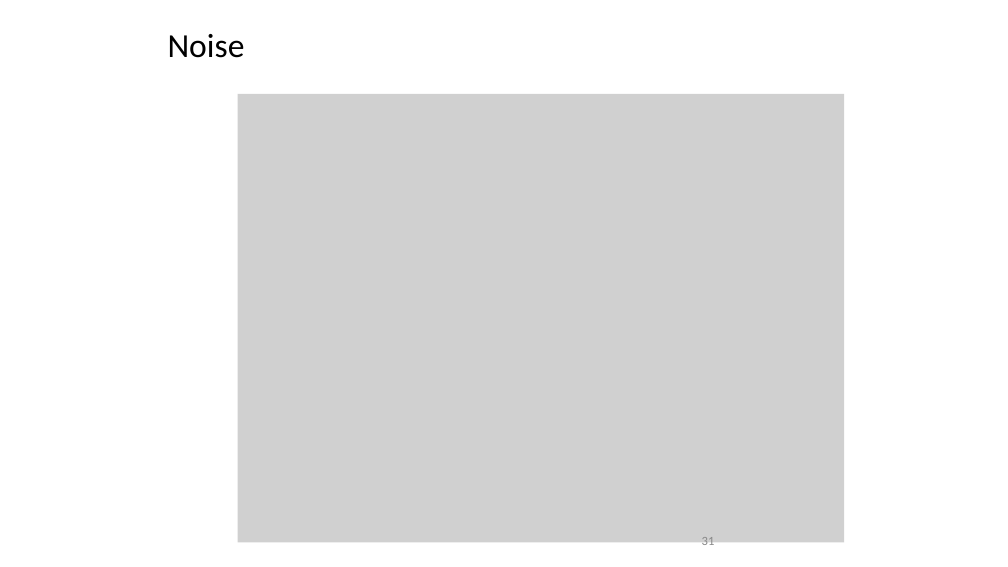
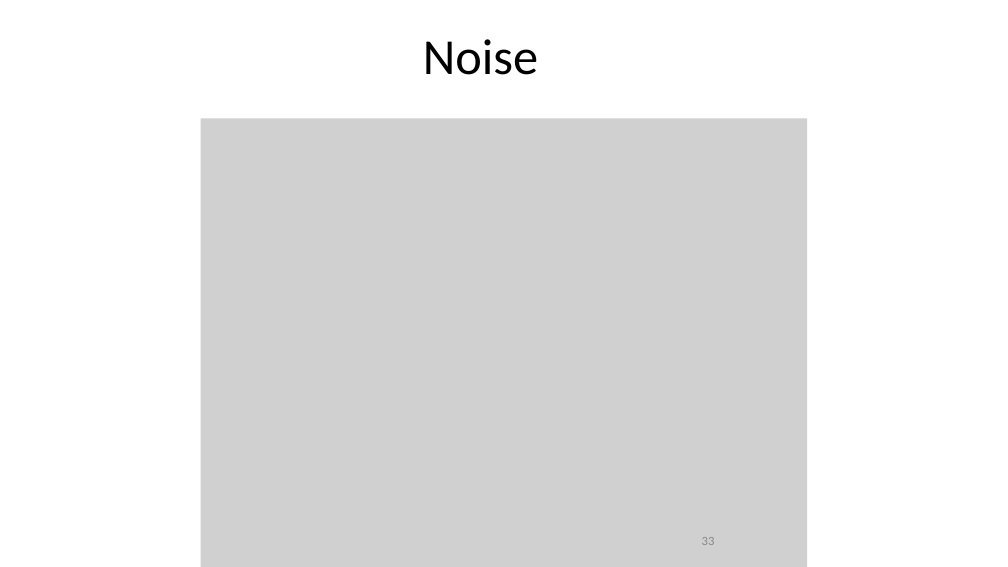
Before and after one commit to jlmucb/class_notes, a slide deck: slide 33 of science/EoRNotes.pptx (slide 31 before the commit). Drawn at 1008x567 pixels with LibreOffice and Linux fonts; fonts in the diff are those of the drawing; grey boxes stand for pictures. Boxes give left, top, right and bottom in pixels: in the first picture for what was removed or moved away, otherwise in the second. Text is boxed around its words. In the diff, an @@ line names an element or a change of style, - is before the commit and + after.

```diff
--- a/science/EoRNotes.pptx
+++ b/science/EoRNotes.pptx
@@ text "Noise": place and size @@
-text "Noise" at <box>168,34,245,58</box>
+text "Noise" at <box>423,39,538,75</box>
@@ text "Noise" at <box>423,39,538,75</box>: size 32 to 48 pt; alignment left to centre @@
@@ picture: place and size @@
-picture at <box>237,94,844,542</box>
+picture at <box>201,119,808,567</box>
@@ page number at <box>702,537,715,545</box>: text changed @@
-31
+33
```
Also in this commit, not shown: 28 other slides changed, 2 slides added, 1 other file.
